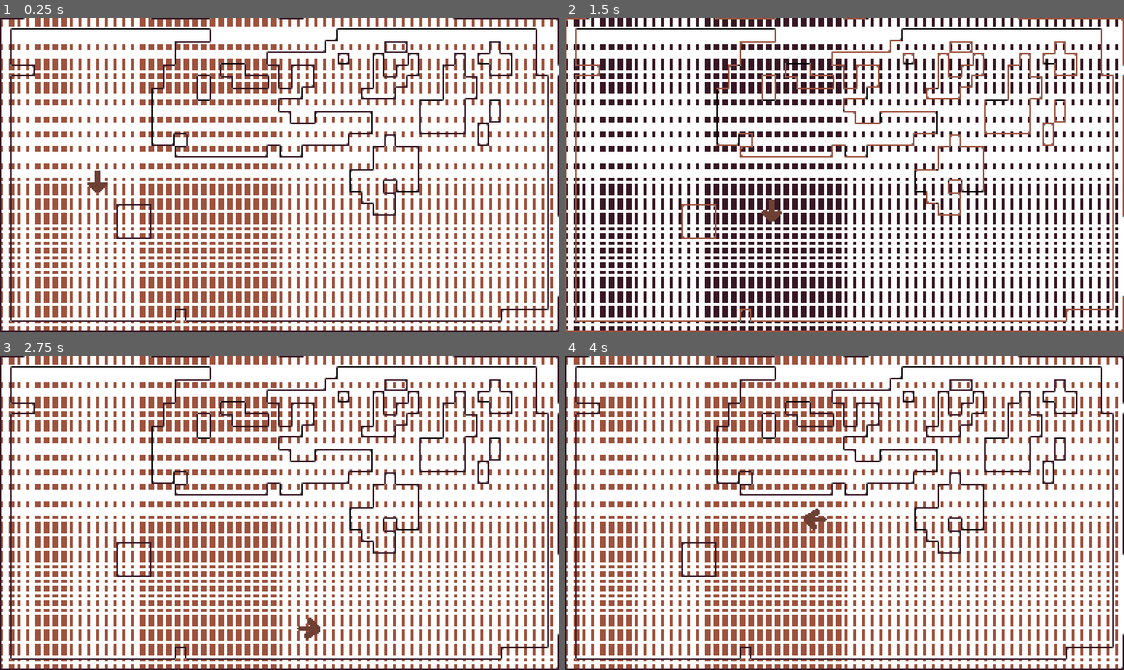
Above: before the commit, frames 1-4 (two rows, left to right).
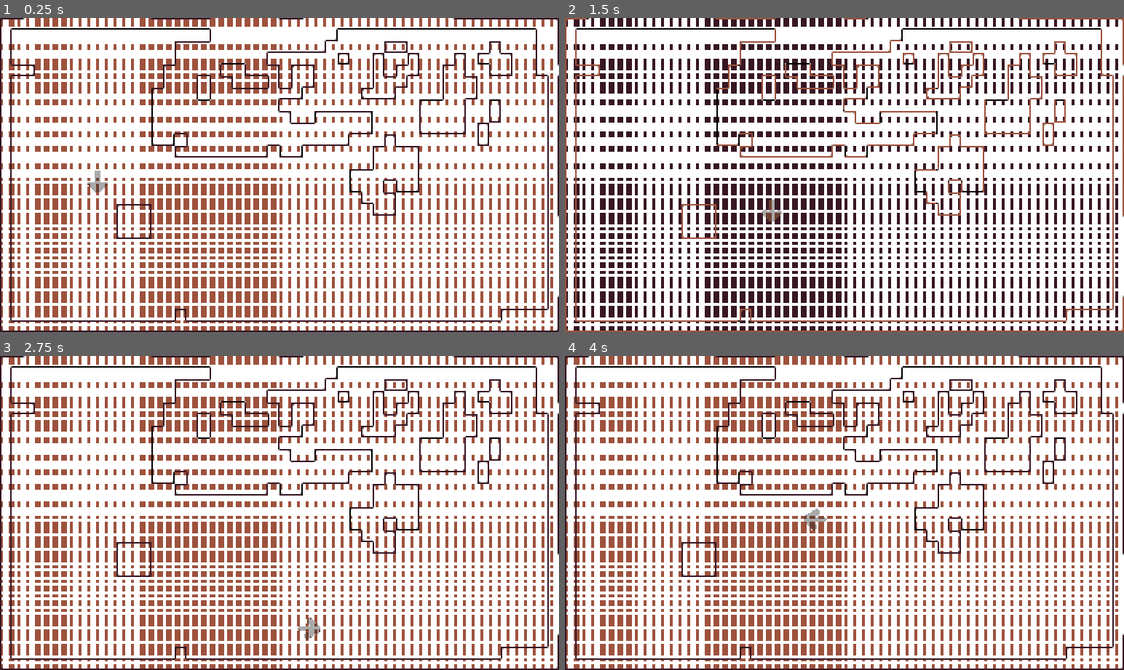
Above: after the commit, the same moments.

Repository: regular-space/milk_switch
Game: Godot game, scene res://scenes/example_level.tscn
The game is run twice, just before and just after one commit, with the same random seed, the same clock (stepped at 60 frames per second) and the same inputs.
Inputs:
- Up to frame 1 (0.25 s): no input
- Up to frame 2 (1.5 s): tap Enter at 0.5 s; hold D (move_right) 0.53-1.28 s; tap Tab (switch_milk) at 0.6, 1.35 s; hold S (move_down) from 1.28 s (still down)
- Up to frame 3 (2.75 s): release S (move_down) at 2.03 s; hold D (move_right) from 2.03 s (still down); tap Tab (switch_milk) at 2.1 s
- Up to frame 4 (4 s): release D (move_right) at 2.78 s; hold W (move_up) 2.78-3.53 s; tap Tab (switch_milk) at 2.85, 3.6 s; hold A (move_left) from 3.53 s (still down)

The runs differ from the first frame. In frame 1, 0.3% of the frame differs, in the area x 0-100%, y 0-100%; in frame 2, 0.3%; in frame 3, 0.3%; in frame 4, 0.3%.

Commit message:
Changed colors to greyscale

Diff:
--- a/shaders/flip_palette.gdshader
+++ b/shaders/flip_palette.gdshader
@@ -8,7 +8,7 @@
 const vec3 color3 = vec3(158.0,82.0,61.0)/255.0;
 
 const vec3 white = vec3(1.0,1.0,1.0);
-const vec3 grey = vec3(128,128,128)/255.0;
+const vec3 grey = vec3(170,170,170)/255.0;
 const vec3 black = vec3(0.0,0.0,0.0);
 
 // Changes colour
Binary file changed: textures/player.aseprite
Binary file changed: textures/player.png
Binary file changed: textures/wip_tiles.aseprite
Binary file changed: textures/wip_tiles1.png
